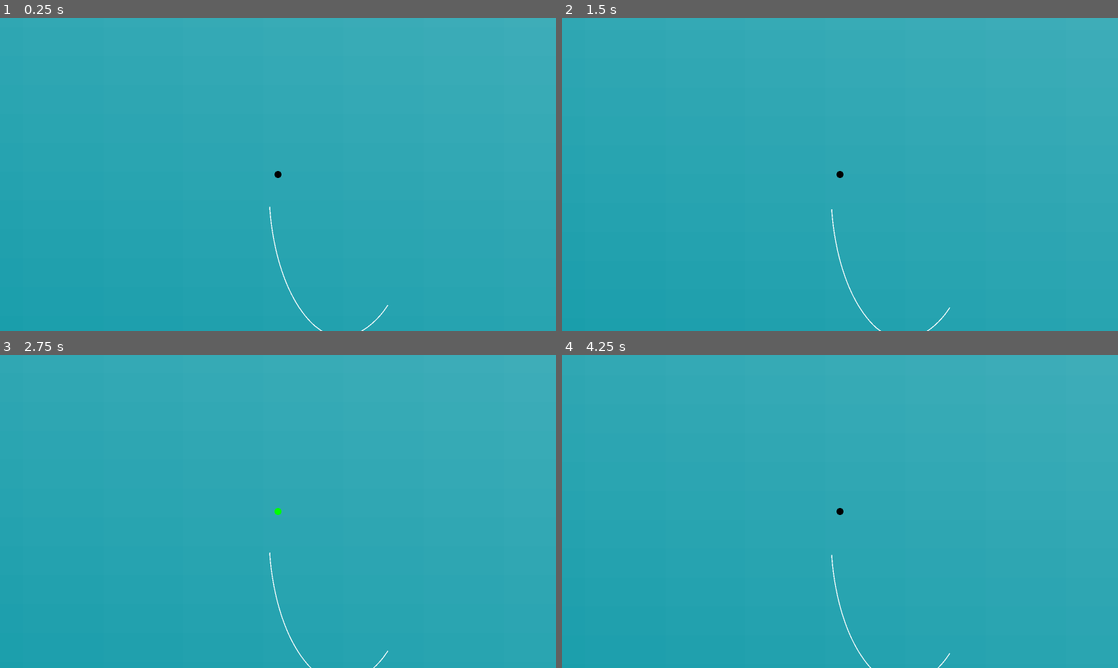
Above: before the commit, frames 1-4 (two rows, left to right).
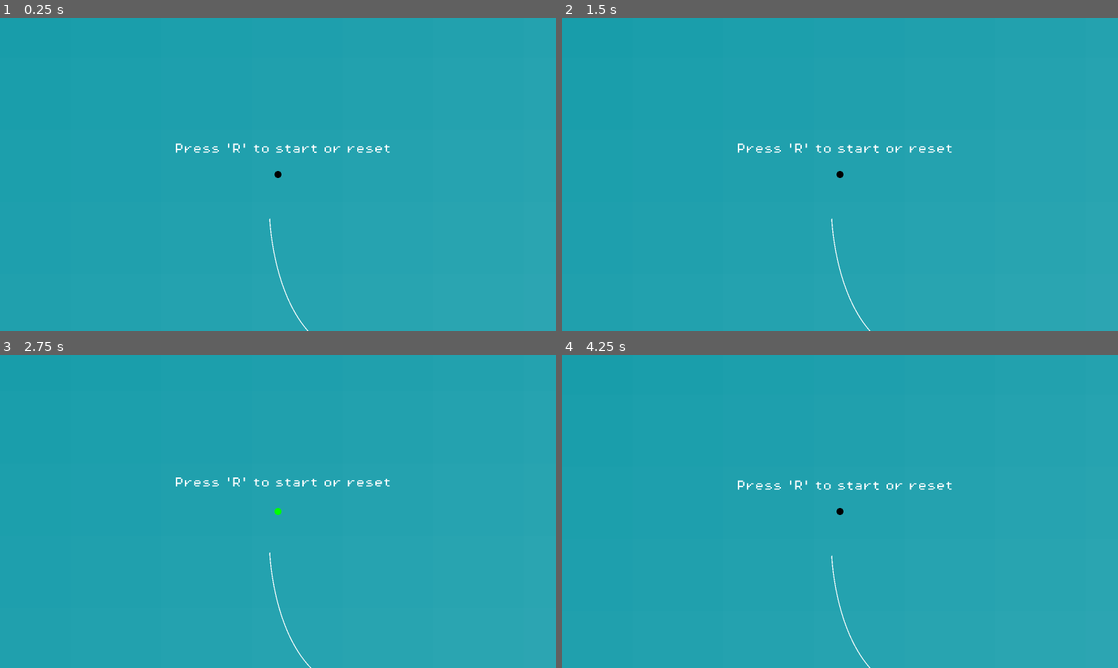
Above: after the commit, the same moments.

Repository: ekelch/cfac-jam
Game: Godot game, scene res://scenes/main.tscn
The game is run twice, just before and just after one commit, with the same random seed, the same clock (stepped at 60 frames per second) and the same inputs.
Inputs (mouse positions are in pixels of both pictures, inside the frame that each line leads up to):
- Up to frame 1 (0.25 s): no input
- Up to frame 2 (1.5 s): tap R (reset) at 0.5, 1.25 s; move the mouse to (962, 158) at 0.52 s; click (962, 158) at 0.6 s; tap Q (slow) at 0.8, 1.35 s; move the mouse to (728, 190) at 1.27 s
- Up to frame 3 (2.75 s): click (166, 527) at 1.55 s; tap R (reset) at 2 s; move the mouse to (333, 442) at 2.02 s; hold Space (bounce) from 2.03 s (still down); click (333, 442) at 2.17 s; tap Q (slow) at 2.3 s
- Up to frame 4 (4.25 s): tap R (reset) at 2.75, 3.5, 4.15 s; move the mouse to (812, 574) at 2.77 s; release Space (bounce) at 2.78 s; click (812, 574) at 2.85 s; move the mouse to (1006, 558) at 3.52 s; hold T (grav_toggle) from 3.53 s (still down); click (1006, 558) at 3.67 s; tap Q (slow) at 3.8 s

The runs differ from the first frame. In frame 1, 3.6% of the frame differs, in the area x 4-100%, y 0-100%; in frame 2, 4.2%; in frame 3, 5.5%; in frame 4, 6.3%.

Commit message:
only draw collision on mouse up

Diff:
--- /dev/null
+++ b/assets/fonts/theme.tres
@@ -0,0 +1,7 @@
+[gd_resource type="Theme" load_steps=2 format=3 uid="uid://dqo44ruwu1c5y"]
+
+[ext_resource type="FontFile" uid="uid://dghq2egfegkb1" path="res://assets/fonts/PixelOperator8.ttf" id="1_yoxy4"]
+
+[resource]
+default_font = ExtResource("1_yoxy4")
+default_font_size = 24
--- a/scenes/main.tscn
+++ b/scenes/main.tscn
@@ -1,29 +1,29 @@
-[gd_scene load_steps=12 format=3 uid="uid://v6qetackdm8j"]
+[gd_scene load_steps=13 format=3 uid="uid://v6qetackdm8j"]
 
 [ext_resource type="PackedScene" uid="uid://by1svinmgiknf" path="res://scenes/player.tscn" id="1_eeafu"]
 [ext_resource type="Script" uid="uid://bnm3qa6akexeu" path="res://scripts/main.gd" id="1_jyhfs"]
 [ext_resource type="Script" uid="uid://bbni0bjodm2pd" path="res://scripts/line.gd" id="2_dkgod"]
 [ext_resource type="Script" uid="uid://ddn7rf46835se" path="res://scripts/player_paths.gd" id="4_jyhfs"]
 [ext_resource type="Script" uid="uid://droxit1u1eea8" path="res://scripts/killzone.gd" id="5_tbgi4"]
-
-[sub_resource type="Curve2D" id="Curve2D_sugp2"]
-bake_interval = 20.0
-_data = {
-"points": PackedVector2Array(0, 0, 0, 0, 359, 448, 0, 0, 0, 0, 489, 451)
-}
-point_count = 2
+[ext_resource type="Theme" uid="uid://dqo44ruwu1c5y" path="res://assets/fonts/theme.tres" id="6_tefeu"]
 
 [sub_resource type="Curve2D" id="Curve2D_xjq2p"]
 bake_interval = 20.0
 _data = {
-"points": PackedVector2Array(0, 0, 0, 0, -19, 102, -82.0654, -93.0029, 82.0654, 93.0029, 69, 360, -21.9771, 35.3142, 21.9771, -35.3142, 253, 328)
+"points": PackedVector2Array(0, 0, 0, 0, -19, 102, -82.0654, -93.0029, 82.0654, 93.0029, 69, 360, -21.9771, 35.3142, 21.9771, -35.3142, 287, 386)
 }
 point_count = 3
 
 [sub_resource type="Curve2D" id="Curve2D_jyhfs"]
 bake_interval = 20.0
 _data = {
-"points": PackedVector2Array(-35.67, -142.944, 35.67, 142.944, 679, 482, -119.509, 236.01, 119.509, -236.01, 947, 454)
+"points": PackedVector2Array(-238.956, -262.825, 238.956, 262.825, 1597, 850, -86.0679, 120.597, 86.0679, -120.597, 2058, 1064)
+}
+point_count = 2
+
+[sub_resource type="Curve2D" id="Curve2D_tbgi4"]
+_data = {
+"points": PackedVector2Array(-167.751, -258.566, 167.751, 258.566, 651, 591, -132.413, 111.744, 132.413, -111.744, 1110, 824)
 }
 point_count = 2
 
@@ -32,7 +32,7 @@
 
 [sub_resource type="GradientTexture2D" id="GradientTexture2D_sugp2"]
 gradient = SubResource("Gradient_0wfyh")
-fill_from = Vector2(0, 1)
+fill_to = Vector2(1, 1)
 
 [sub_resource type="WorldBoundaryShape2D" id="WorldBoundaryShape2D_tefeu"]
 
@@ -40,14 +40,13 @@
 script = ExtResource("1_jyhfs")
 
 [node name="player" parent="." instance=ExtResource("1_eeafu")]
+collision_layer = 2
 mass = 4.133
+gravity_scale = 0.0
 
 [node name="Camera2D2" type="Camera2D" parent="player"]
 zoom = Vector2(0.5, 0.5)
-limit_bottom = 1000
-
-[node name="Path2D2" type="Path2D" parent="."]
-curve = SubResource("Curve2D_sugp2")
+limit_bottom = 10000
 
 [node name="StaticPaths" type="StaticBody2D" parent="."]
 script = ExtResource("2_dkgod")
@@ -59,6 +58,9 @@
 [node name="Path2D3" type="Path2D" parent="StaticPaths"]
 curve = SubResource("Curve2D_jyhfs")
 
+[node name="Path2D2" type="Path2D" parent="StaticPaths"]
+curve = SubResource("Curve2D_tbgi4")
+
 [node name="PlayerPaths" type="StaticBody2D" parent="."]
 position = Vector2(0.000244141, -0.00012207)
 scale = Vector2(1, 1)
@@ -66,20 +68,40 @@
 
 [node name="Sprite2D" type="Sprite2D" parent="."]
 z_index = -1
-position = Vector2(4578, -1042)
-scale = Vector2(184.469, 66.4374)
+position = Vector2(4111.5, 4380.25)
+scale = Vector2(208.578, 166.055)
 texture = SubResource("GradientTexture2D_sugp2")
 
 [node name="killzone" type="Area2D" parent="."]
-position = Vector2(481, 919)
+position = Vector2(687, 2956)
+collision_mask = 2
 script = ExtResource("5_tbgi4")
 
 [node name="CollisionShape2D" type="CollisionShape2D" parent="killzone"]
+position = Vector2(-67, 426)
 shape = SubResource("WorldBoundaryShape2D_tefeu")
 
 [node name="Timer" type="Timer" parent="killzone"]
 wait_time = 0.5
 one_shot = true
 
+[node name="Text" type="Node" parent="."]
+
+[node name="Label" type="Label" parent="Text"]
+offset_left = 1144.0
+offset_top = 722.0
+offset_right = 1594.0
+offset_bottom = 746.0
+theme = ExtResource("6_tefeu")
+text = "Slow time with Spacebar"
+
+[node name="Label2" type="Label" parent="Text"]
+offset_left = -238.0
+offset_top = -71.0
+offset_right = 260.0
+offset_bottom = -47.0
+theme = ExtResource("6_tefeu")
+text = "Press 'R' to start or reset"
+
 [connection signal="body_entered" from="killzone" to="killzone" method="_on_body_entered"]
 [connection signal="timeout" from="killzone/Timer" to="killzone" method="_on_timer_timeout"]
--- a/scripts/killzone.gd
+++ b/scripts/killzone.gd
@@ -2,7 +2,6 @@
 @onready var timer: Timer = $Timer
 
 func _on_body_entered(_body: Node2D) -> void:
-	print("you died")
 	timer.start()
 
 
--- a/scripts/main.gd
+++ b/scripts/main.gd
@@ -1,10 +1,13 @@
 extends Node
+var running: bool = false
 @onready var player: RigidBody2D = $player
 
 func _process(_delta: float) -> void:
 	if Input.is_action_just_pressed("reset"):
-		get_tree().reload_current_scene()
-	#if (Input.is_action_just_pressed("slow")):
-		#Engine.time_scale = 0.2
-	#if (Input.is_action_just_released("slow")):
-		#Engine.time_scale = 1.0
+		if running:
+			print("stopping")
+			get_tree().reload_current_scene()
+		else:
+			print("starting")
+			running = true
+			player.gravity_scale = 1
--- a/scripts/player_paths.gd
+++ b/scripts/player_paths.gd
@@ -2,7 +2,6 @@
 
 var lastPoint: Vector2 = Vector2(0,0)
 var visLine: Line2D
-var segment: SegmentShape2D
 var point: Vector2
 var reset: bool = true
 
@@ -10,25 +9,34 @@
 	if Input.is_mouse_button_pressed(MOUSE_BUTTON_LEFT):
 		if reset:
 			reset = false
-			point = get_global_mouse_position()
-			visLine = newLine(point)
-			self.add_child(visLine)
+			startNewLine()
 		elif get_global_mouse_position().distance_to(point) > 10:
-			segment = SegmentShape2D.new()
-			segment.a = point
-			point = get_global_mouse_position()
-			segment.b = point
-			visLine.add_point(point)
-			var collider = CollisionShape2D.new()
-			collider.shape = segment
-			self.add_child(collider)
-
-
-	else:
+			continueLine()
+	elif Input.is_action_just_released("draw"):
+		redrawSmooth()
 		reset = true
 
-func newLine(p: Vector2) -> Line2D:
-	var l = Line2D.new()
-	l.add_point(p)
-	l.width = 2.0
-	return l
+func startNewLine():
+	point = get_global_mouse_position()
+	visLine = Line2D.new()
+	visLine.add_point(point)
+	visLine.width = 1.0
+	visLine.modulate = Color(1,0,0)
+	self.add_child(visLine)
+
+func redrawSmooth():
+	visLine.modulate = Color(1,1,1)
+	visLine.width = 2.
+	var segment: SegmentShape2D
+	var collider: CollisionShape2D
+	for i in visLine.points.size() - 1:
+		collider = CollisionShape2D.new()
+		segment = SegmentShape2D.new()
+		segment.a = visLine.points[i]
+		segment.b = visLine.points[i + 1]
+		collider.shape = segment
+		add_child(collider)
+
+func continueLine():
+	point = get_global_mouse_position()
+	visLine.add_point(point)
